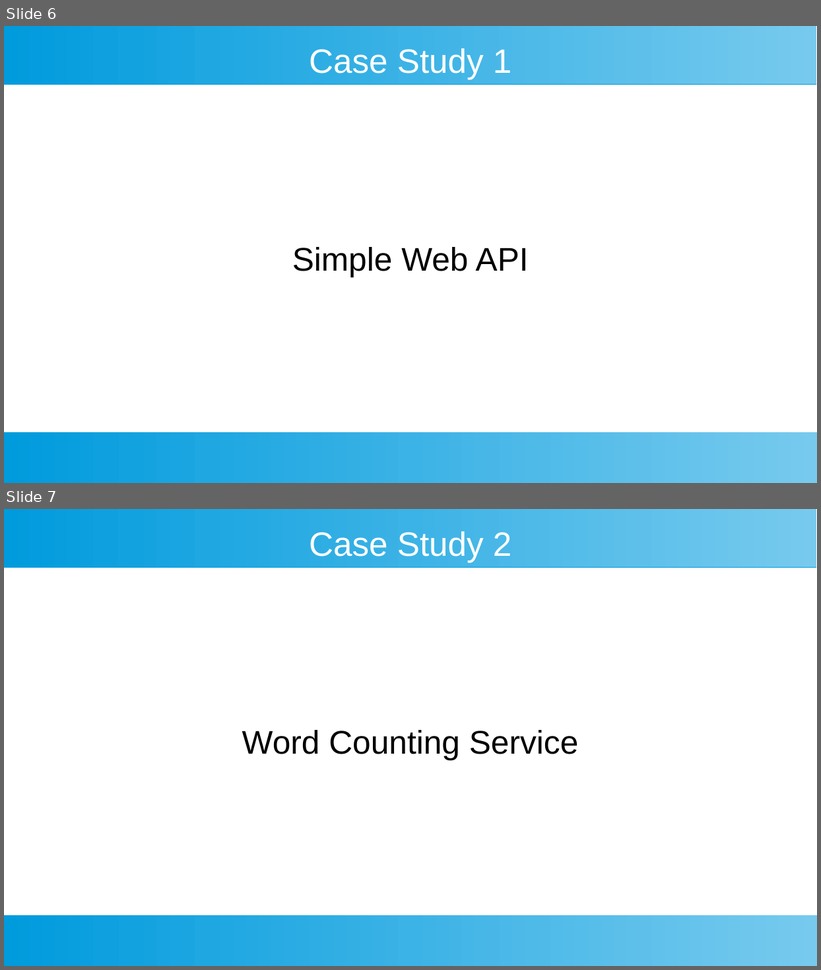
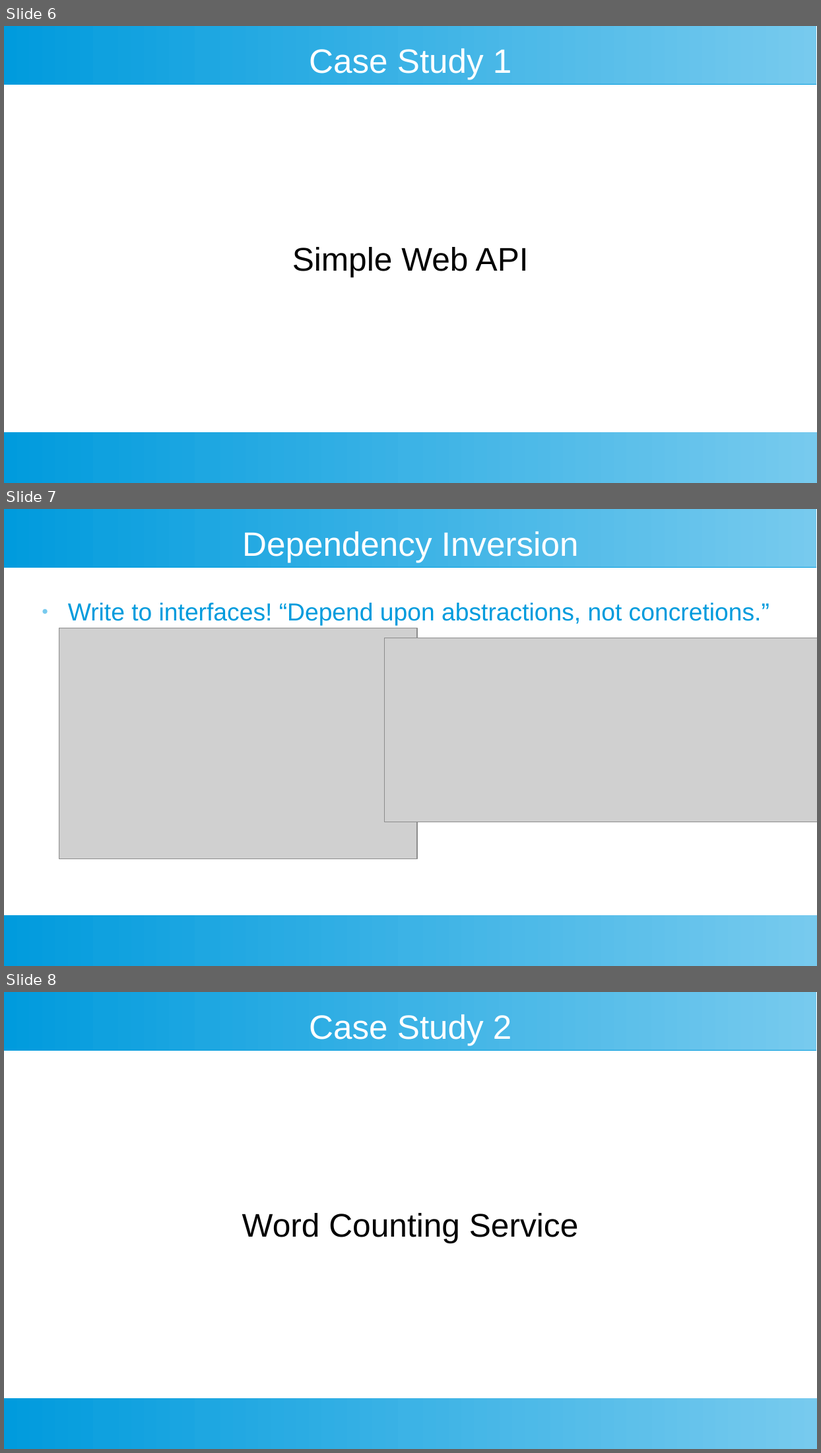
Before and after one commit to SmithE65/Refactoring, a slide deck: docs/cinnug.odp. Shown one above the other, each under a label of ours: slides 6 and 7 before the commit, slides 6, 7 and 8 after it. The pictures are 821x970 and 821x1453 pixels, drawn with LibreOffice and Linux fonts; fonts in the diff are those of the drawing; grey boxes stand for pictures. Boxes give left, top, right and bottom in pixels: in the first picture for what was removed or moved away, otherwise in the second. Text is boxed around its words. In the diff, an @@ line names an element or a change of style, - is before the commit and + after.

```diff
--- a/docs/cinnug.odp
+++ b/docs/cinnug.odp
@@ slide 7 added at box(4, 509, 817, 966), background #FFFFFF; not listed: 2 template elements that a slide beside it also shows @@
@@ title added at box(242, 531, 579, 562), 33 pt, text #FFFFFF @@
+Dependency Inversion
@@ text added at box(68, 603, 770, 626), 24 pt, text #009BDD @@
+● Write to interfaces! “Depend upon abstractions, not concretions.”
@@ picture added at box(59, 628, 417, 859) @@
@@ picture added at box(385, 638, 817, 823) @@
@@ what was slide 7 is now slide 8 @@
```
Also in this commit, not shown: 19 other files.
